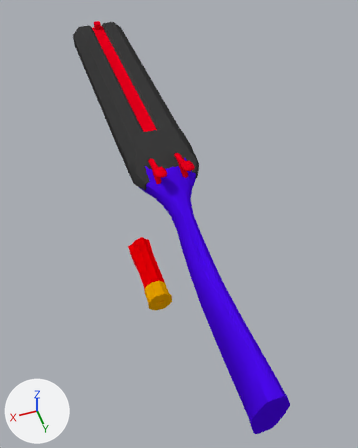
Renders of the Blender file blender/proj/shoga.blend from each side of a commit.
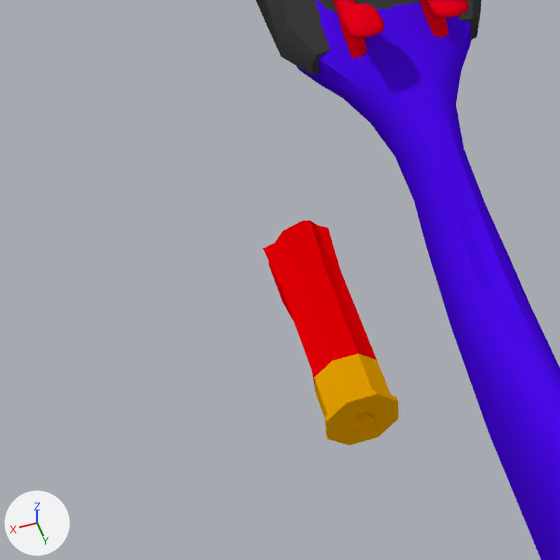
Each version appears first whole from a 50 mm lens placed at (0.165, 0.546, 0.485), pointed at (-0.026, -0.004, -0.131), and next in a close-up on the part from 12% to 63% of the width and 37% to 78% of the height. The axes (+X, +Y, +Z) are drawn at lower left. The lights are the same throughout.

The older version as bpy lines, for what is in view:
```python
me_cube_002 = bpy.data.meshes.new('Cube.002')
me_cube_002.from_pydata(...)  # 85 vertices, 74 faces; spans x -0.144..-0.0007, y -0.0221..0.0222, z -0.0222..0.0216
me_cube_002.polygons.foreach_set('use_smooth', [True] * 74)
# faces by material slot: [44, 30]
me_cube_002.materials.append(mat_yellow)  # orange #e7a100
me_cube_002.materials.append(mat_red)  # red #e70006
me_cube_004 = bpy.data.meshes.new('Cube.004')
me_cube_004.from_pydata(...)  # 435 vertices, 418 faces; spans x -0.109..0.372, y -0.051..0.051, z -0.111..0.026
me_cube_004.polygons.foreach_set('use_smooth', [True] * 418)
# faces by material slot: [106, 312]
me_cube_004.materials.append(mat_material_001)  # black #3b3b3b
me_cube_004.materials.append(mat_material_003)  # purple #490ae7
me_cube_008 = bpy.data.meshes.new('Cube.008')
me_cube_008.from_pydata(...)  # 122 vertices, 120 faces; spans x -0.0332..0.031, y -0.0086..0.0085, z -0.006..0.0402
me_cube_008.polygons.foreach_set('use_smooth', [True] * 120)
me_cube_008.materials.append(mat_material_004)  # red #e7001b
ob_bulleused = bpy.data.objects.new('bulleUsed', me_cube_002)
ob_bulleused.location = (0.0309, 0.059, -0.2514)
ob_bulleused.rotation_euler = (0.0, 0.0, 1.571)  # degrees (0, 0, 90)
ob_handle_001 = bpy.data.objects.new('handle.001', me_cube_004)
ob_handle_001.location = (0.0, -0.0004, 0.007)
ob_handle_001.rotation_euler = (0.0, 0.00059, 1.571)  # degrees (0, 0, 90)
ob_hummerright_001 = bpy.data.objects.new('hummerRight.001', me_cube_008)
ob_hummerright_001.location = (-0.0194, 0.0375, 0.0017)
ob_hummerright_001.rotation_euler = (0.0, -0.221, 1.571)  # degrees (0, -13, 90)
# also in view: 'hammerLeft.001' at (0.02, 0.03, 0.02)
```
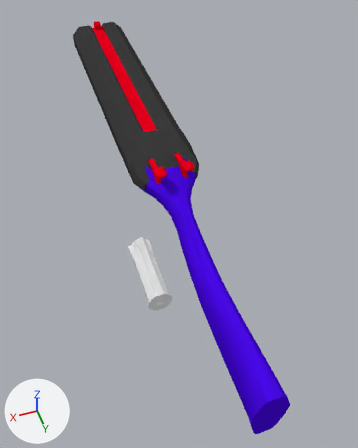
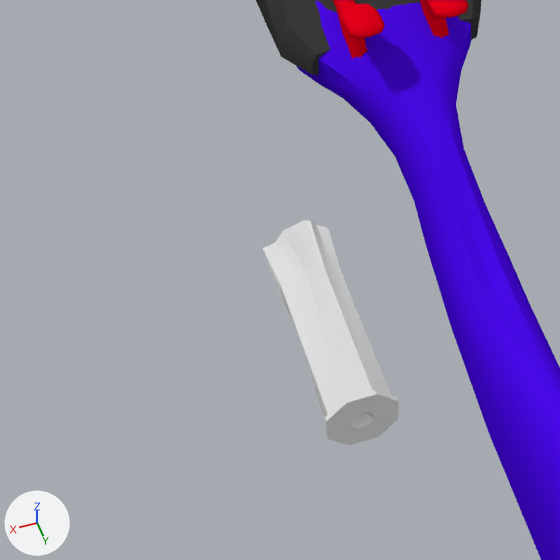
Boxes [x1, y1, x2, y2] around the edits, measured in the close-ups (560 x 560 px):
```json
{"part": 1, "of": "me_cube_002", "change": "recoloured", "before": [314, 354, 399, 445], "after": [314, 354, 399, 445], "on screen": "orange to white"}
{"part": 2, "of": "me_cube_002", "change": "recoloured", "before": [263, 220, 377, 392], "after": [263, 220, 377, 392], "on screen": "red to white"}
```

The change, as JSON lines over the scene's bpy script:
```json
{"block": "me_cube_002", "where": "me_cube_002.from_pydata(...)  # 85 vertices, 74 faces; spans x -0.144..-0.0007, y -0.0221..0.0222, z -0.0222..0.0216"}
{"block": "me_cube_002", "where": "# used by ob_bulleused; location = (0.0309, 0.059, -0.2514); rotation_euler = (0.0, 0.0, 1.571), in degrees (0, 0, 90)"}
{"block": "me_cube_002", "change": "me_cube_002 part 1: all 44 faces that had it switch from mat_yellow (orange #e7a100) to no material"}
{"block": "me_cube_002", "change": "me_cube_002 part 2: all 30 faces that had it switch from mat_red (red #e70006) to no material"}
```
